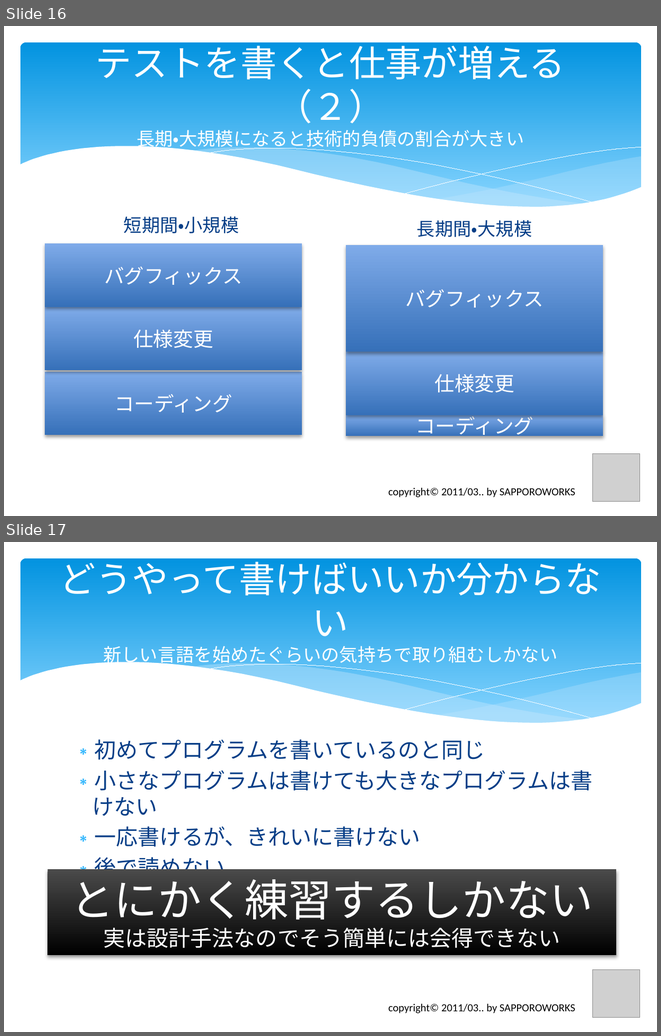
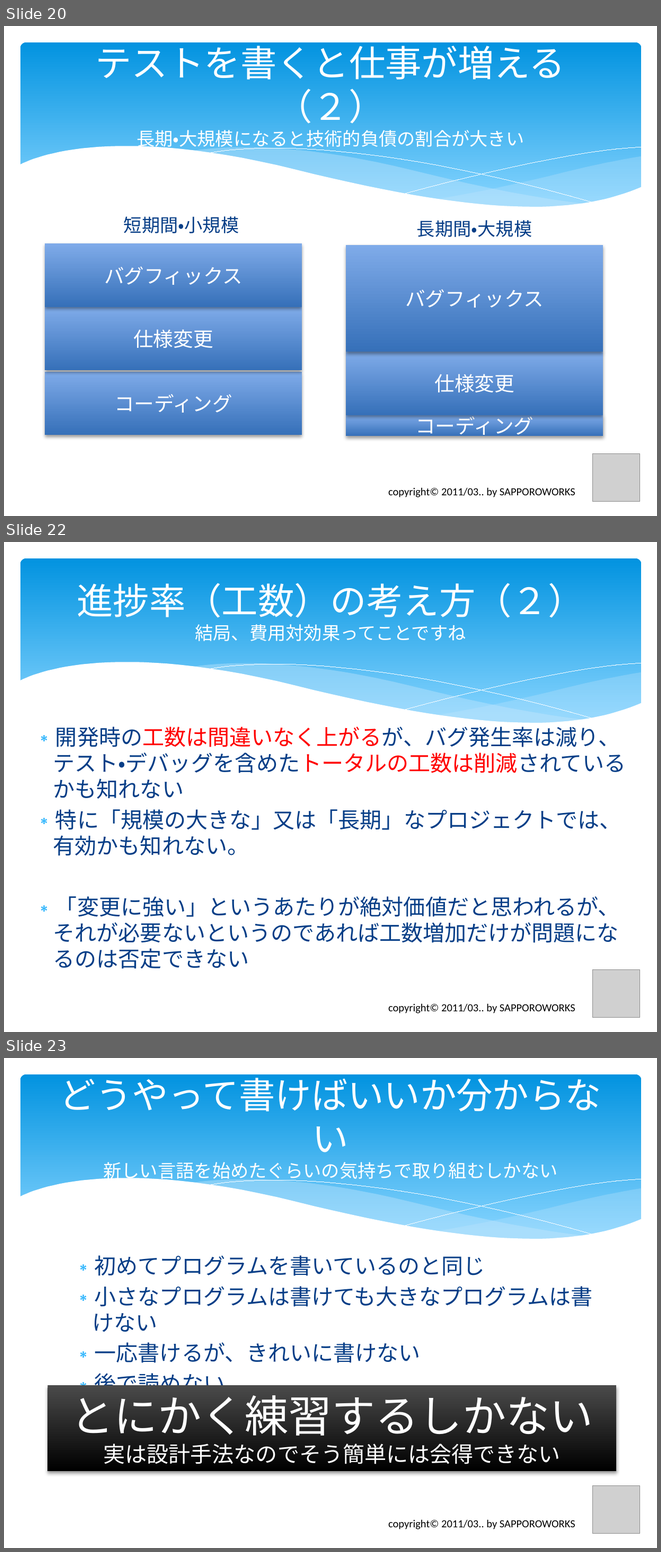
Before and after one commit to furuya02/clrh78, a slide deck: C# から Java へのプログラム移植で体験したTDDの効果は？.pptx. Shown one above the other, each under a label of ours: slides 16 and 17 before the commit, slides 20, 22 and 23 after it; the slides between them are not shown. The pictures are 661x1036 and 661x1552 pixels, drawn with LibreOffice and Linux fonts; fonts in the diff are those of the drawing; grey boxes stand for pictures. Boxes give left, top, right and bottom in pixels: in the first picture for what was removed or moved away, otherwise in the second. Text is boxed around its words. In the diff, an @@ line names an element or a change of style, - is before the commit and + after.

```diff
--- a/C# から Java へのプログラム移植で体験したTDDの効果は？.pptx
+++ b/C# から Java へのプログラム移植で体験したTDDの効果は？.pptx
@@ slide 22 added at box(4, 542, 657, 1032), background #FFFFFF; not listed: 6 template elements that a slide beside it also shows @@
@@ title added at box(77, 583, 584, 641), 20 pt, text #FFFFFF @@
+進捗率（工数）の考え方（２）
+結局、費用対効果ってことですね
@@ text added at box(53, 722, 626, 969), 24 pt, text #073E87 @@
+∗ 開発時の工数は間違いなく上がるが、バグ発生率は減り、テスト・デバッグを含めたトータルの工数は削減されているかも知れない
+∗ 特に「規模の大きな」又は「長期」なプロジェクトでは、有効かも知れない。
+∗ 「変更に強い」というあたりが絶対価値だと思われるが、それが必要ないというのであれば工数増加だけが問題になるのは否定できない
@@ picture added at box(593, 969, 640, 1017) @@
@@ text added at box(388, 1003, 575, 1013), 12 pt, text #000000 @@
+copyright© 2011/03.. by SAPPOROWORKS
@@ what was slide 16 is now slide 20 @@
@@ what was slide 17 is now slide 23 @@
```
Also in this commit, not shown: 4 slides changed, 16 other slides added.
